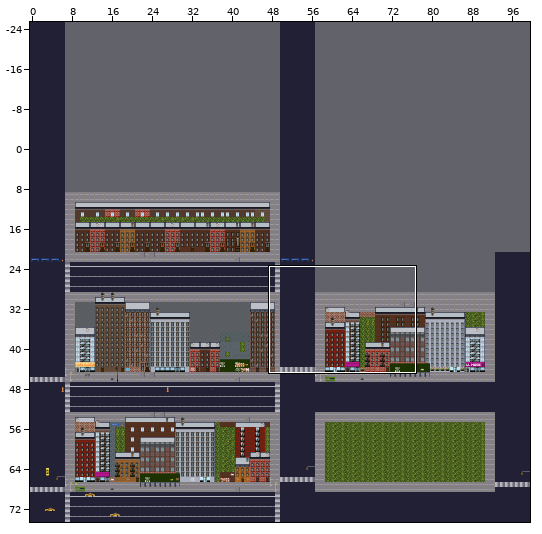
A Tiled map gets an edit: art/tiled/nyc_1.tmx. The picture above shows the old version from afar; the outline marks the close-up.
Close-up. The starting point:
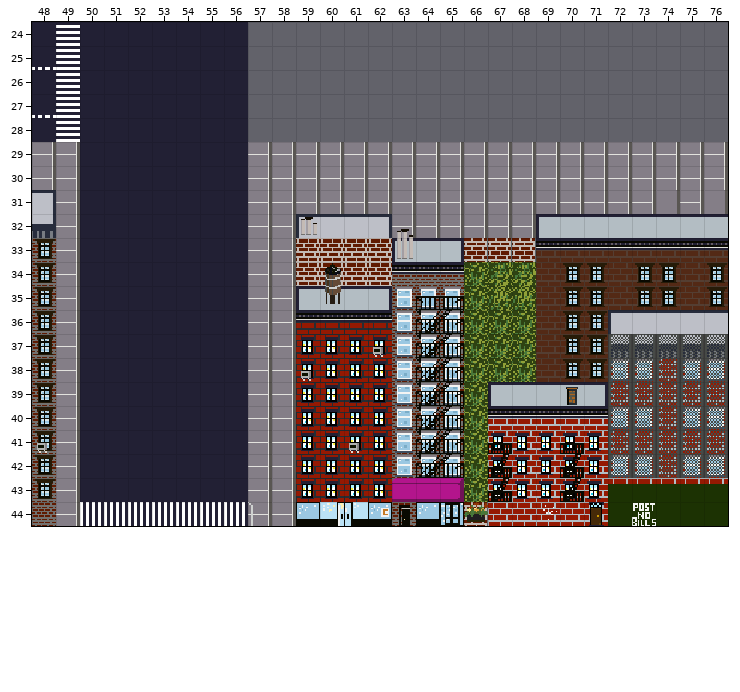
Cells are 16x16 px. Shown: x 48..76, y 24..44. The commit also changed other parts of the map, which this record leaves out. The old version is drawn lined up with the new one.
Once edited:
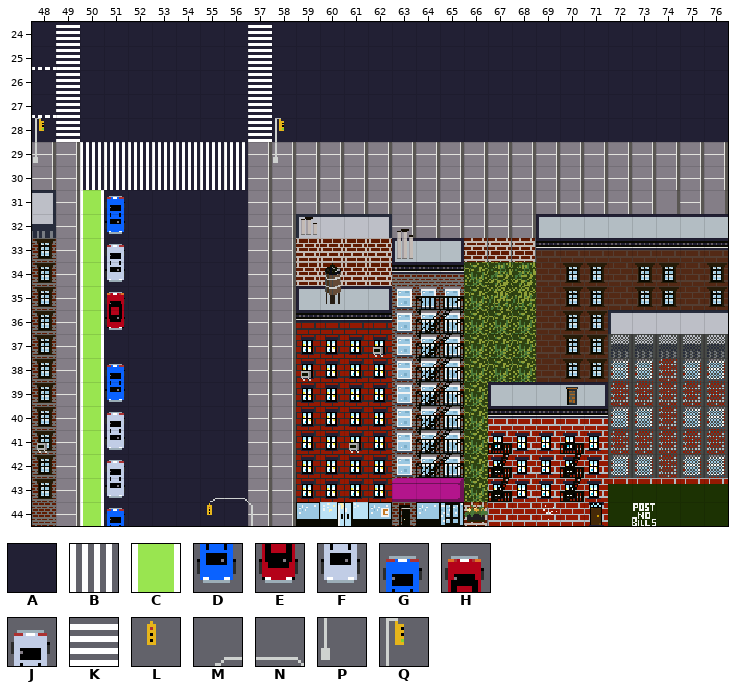
Key: from "NEW_nyc_spritesheet-Recovered": A 1, B 6, C 9, D 23 turned 180, E 24 turned 180, F 25 turned 180, G 33 turned 180, H 34 turned 180, J 35 turned 180, K 86, L 190, M 194, N 195, P 197, Q 198.
_ is an empty cell.
From old to new:
map size 100x100 -> 100x75 cells (old content now starts at 0,-25; both pictures use the new coordinates)
Layer "Roads and Sidewalks/Roads and Sidewalks":
The author put tile A in rows 24 to 28 at x 57 to 76.
Tile A becomes tile C in rows 31 to 44 at x 50.
Layer "Roads and Sidewalks/Roads and Sidewalks ":
The author put tile B in rows 29 to 30 at x 50 to 56.
The author put tile K in rows 24 to 28 at x 57.
Tile B becomes tile L in row 44 at x 55.
The author put tile M in row 43 at x 55.
The author put tile N in row 43 at x 56.
The author put tile P in row 29 at x 48 and 58.
The author put tile Q in row 28 at x 48 and 58.
The author cleared tile B in row 44 at x 50 to 54 and 56.
Layer "Roads and Sidewalks/COLLIDE-Road and Sid":
The author put tile D in row 32 at x 51; in row 39 at x 51.
The author put tile E in row 36 at x 51.
The author put tile F in row 34 at x 51; in row 41 at x 51; in row 43 at x 51.
The author put tile G in row 31 at x 51; in row 38 at x 51; in row 44 at x 51.
The author put tile H in row 35 at x 51.
The author put tile J in row 33 at x 51; in row 40 at x 51; in row 42 at x 51.
Changed places in both close-ups, as pixel boxes (x1, y1, x2, y2):
changed: (80, 22, 728, 526)
added: (33, 118, 44, 163)
